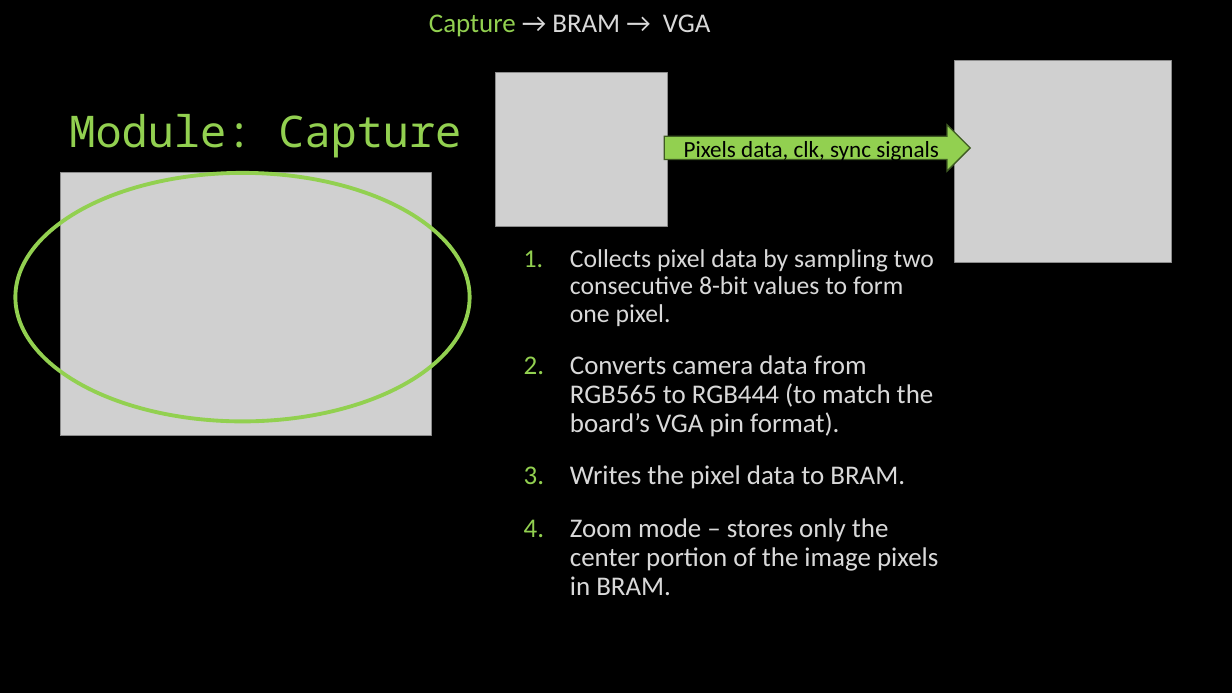
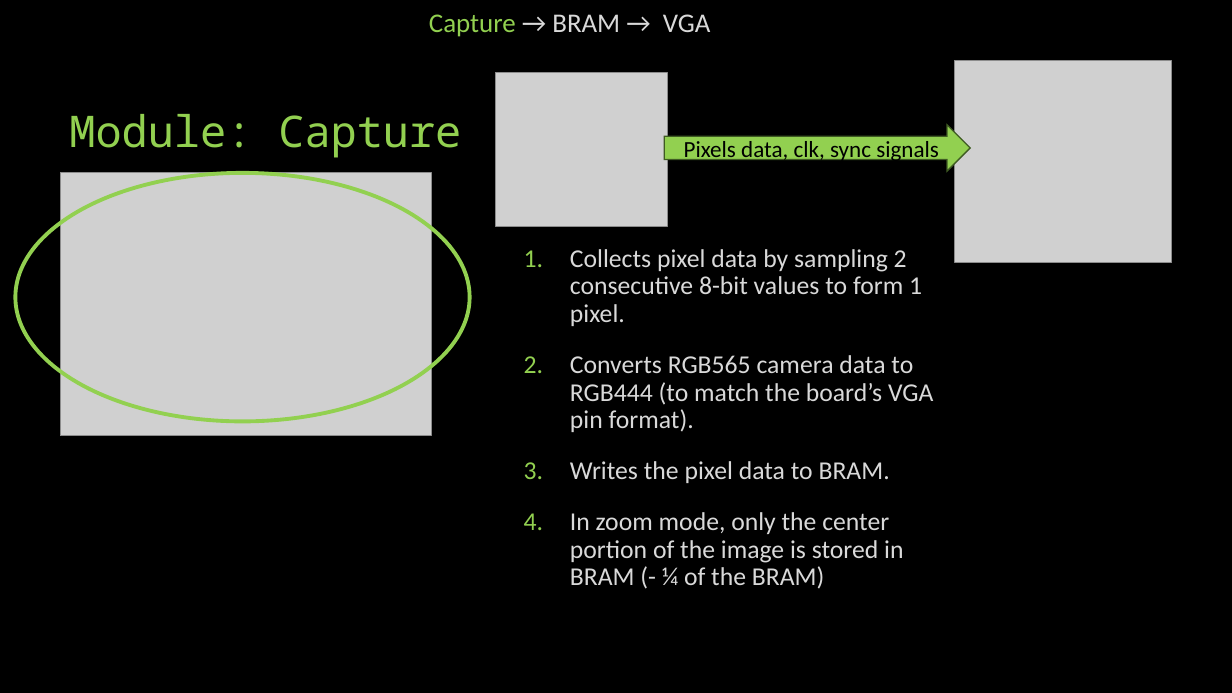
Before and after one commit to idowein/FPGA-image-interpolator, a slide deck: slide 10 of datasheets/Digital Zoom presentation.pptx (slide 11 before the commit). Drawn at 1232x693 pixels with LibreOffice and Linux fonts; fonts in the diff are those of the drawing; grey boxes stand for pictures. Boxes give left, top, right and bottom in pixels: in the first picture for what was removed or moved away, otherwise in the second. Text is boxed around its words. In the diff, an @@ line names an element or a change of style, - is before the commit and + after.

```diff
--- a/datasheets/Digital Zoom presentation.pptx
+++ b/datasheets/Digital Zoom presentation.pptx
@@ text at <box>570,249,933,432</box>: text changed; size 21 to 20 pt @@
-1. Collects pixel data by sampling two consecutive 8-bit values to form one pixel.
-2. Converts camera data from RGB565 to RGB444 (to match the board’s VGA pin format).
+1. Collects pixel data by sampling 2 consecutive 8-bit values to form 1 pixel.
+2. Converts RGB565 camera data to RGB444 (to match the board’s VGA pin format).
@@ text at <box>570,461,890,483</box>: size 21 to 20 pt in "Writes the pixel data to BRAM." @@
@@ text at <box>570,512,903,589</box>: text changed; size 21 to 20 pt @@
-4. Zoom mode – stores only the center portion of the image pixels in BRAM.
+4. In zoom mode, only the center portion of the image is stored in BRAM (- ¼ of the BRAM)
```
Also in this commit, not shown: 17 other slides changed, 2 slides added, 6 slides removed, 2 other files.
